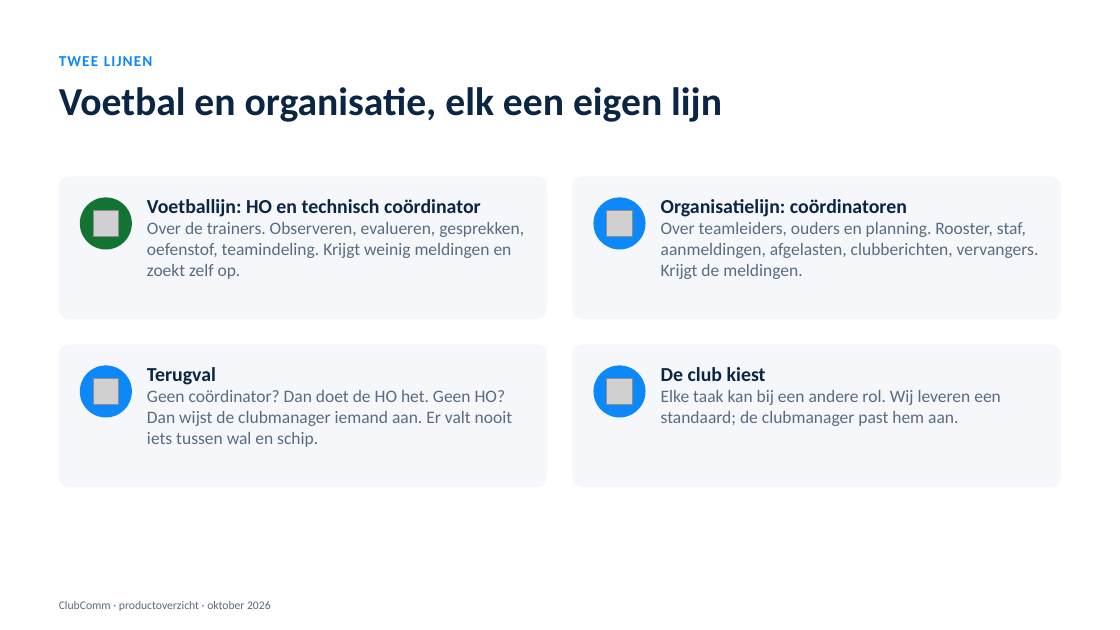
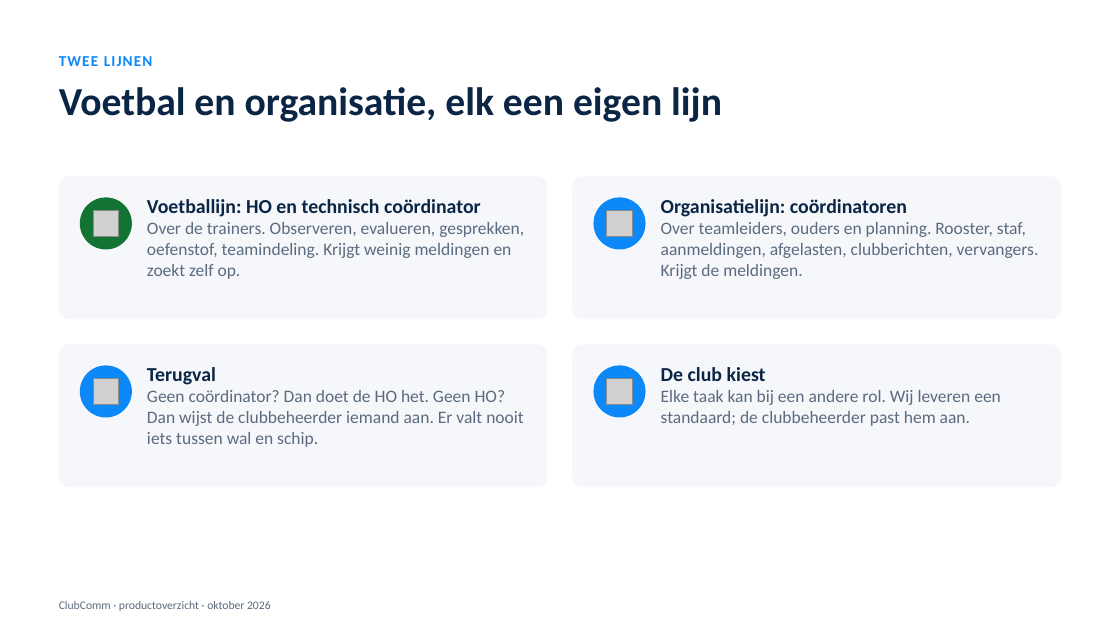
Before and after one commit to sofianabayahya/Clubcomm, a slide deck: slide 4 of docs/presentaties/ClubComm-productoverzicht.pptx. Drawn at 1120x630 pixels with LibreOffice and Linux fonts; fonts in the diff are those of the drawing; grey boxes stand for pictures. Boxes give left, top, right and bottom in pixels: in the first picture for what was removed or moved away, otherwise in the second. Text is boxed around its words. In the diff, an @@ line names an element or a change of style, - is before the commit and + after.

```diff
--- a/docs/presentaties/ClubComm-productoverzicht.pptx
+++ b/docs/presentaties/ClubComm-productoverzicht.pptx
@@ text at bbox=[147, 390, 523, 447]: text changed @@
-Geen coördinator? Dan doet de HO het. Geen HO? Dan wijst de clubmanager iemand aan. Er valt nooit iets tussen wal en schip.
+Geen coördinator? Dan doet de HO het. Geen HO? Dan wijst de clubbeheerder iemand aan. Er valt nooit iets tussen wal en schip.
@@ text at bbox=[661, 390, 1001, 426]: text changed @@
-Elke taak kan bij een andere rol. Wij leveren een standaard; de clubmanager past hem aan.
+Elke taak kan bij een andere rol. Wij leveren een standaard; de clubbeheerder past hem aan.
```
Also in this commit, not shown: 4 other slides changed, 9 other files.
